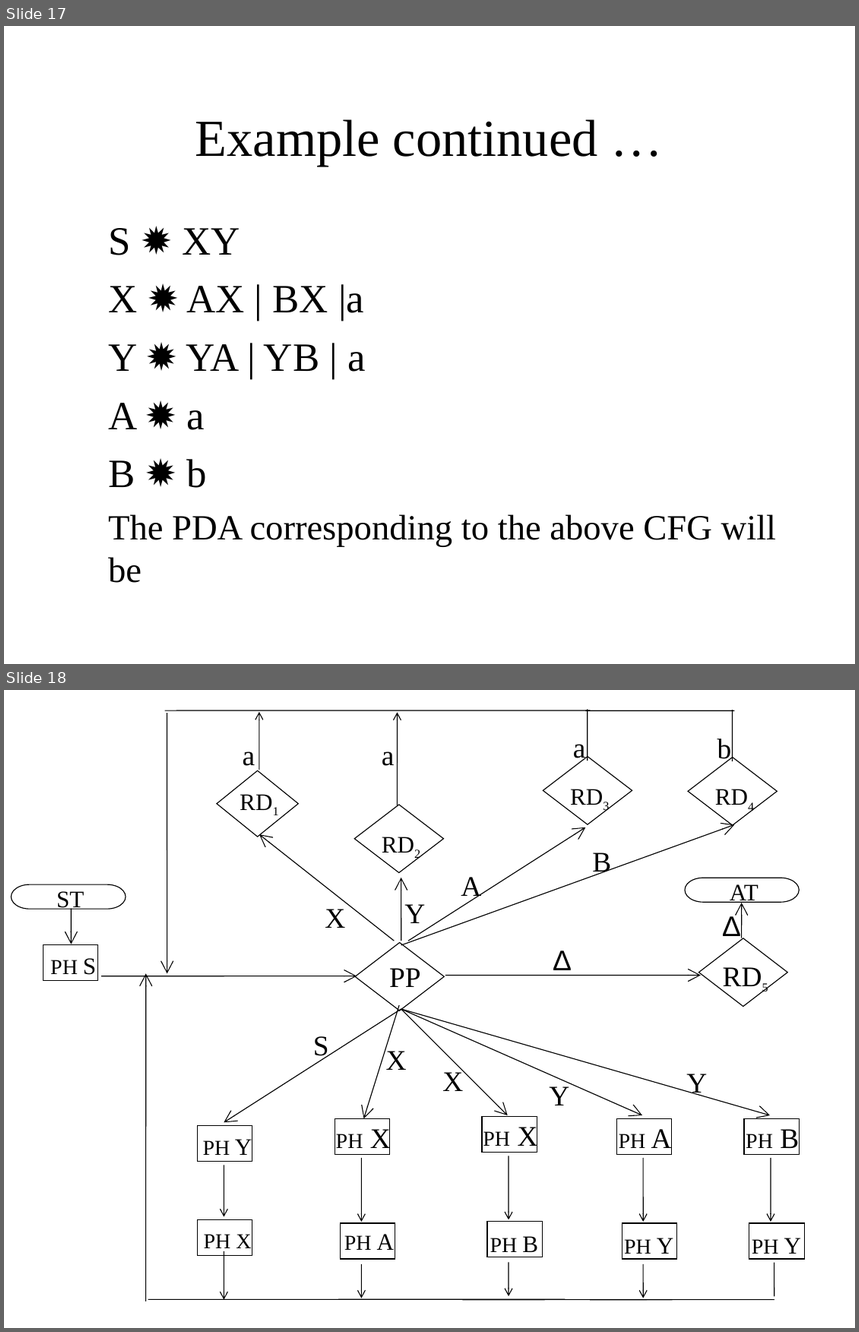
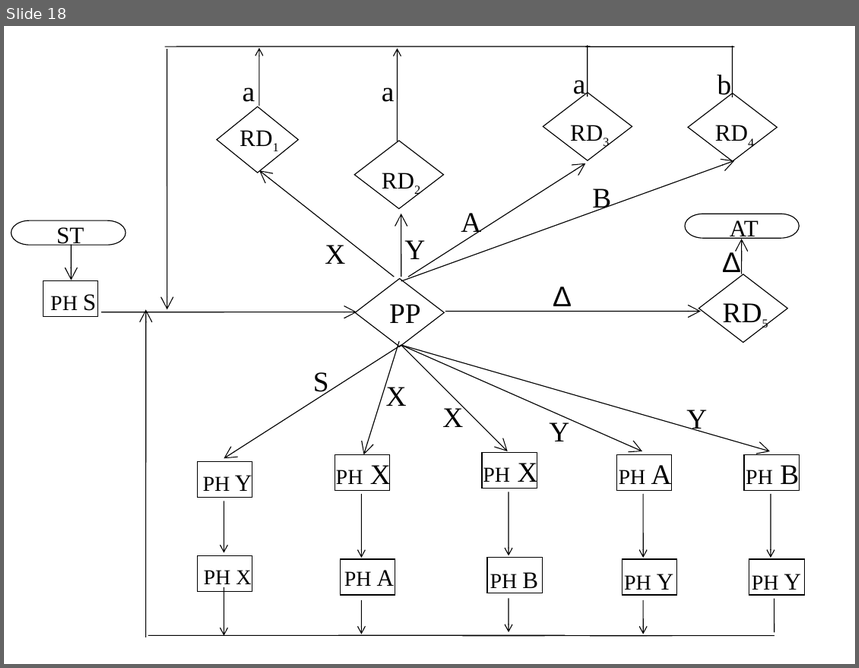
Before and after one commit to bamboat3/toa, a slide deck: Lesson 39.ppt. Shown one above the other, each under a label of ours: slides 17 and 18 before the commit, slide 18 after it. The pictures are 859x1332 and 859x668 pixels, drawn with LibreOffice and Linux fonts; fonts in the diff are those of the drawing. Boxes give left, top, right and bottom in pixels: in the first picture for what was removed or moved away, otherwise in the second. Text is boxed around its words. In the diff, an @@ line names an element or a change of style, - is before the commit and + after.

```diff
--- a/Lesson 39.ppt
+++ b/Lesson 39.ppt
@@ slide 17 removed at (4,26,855,664), background #FFFFFF @@
@@ title removed at (196,119,598,167) @@
-Example continued …
@@ text removed at (108,228,776,583) @@
-S ✹ XY
-X ✹ AX | BX |a
-Y ✹ YA | YB | a
-A ✹ a
-B ✹ b
-The PDA corresponding to the above CFG will be
```
Also in this commit, not shown: 7 slides changed, 7 slides added, 6 other slides removed, 3 other files.
